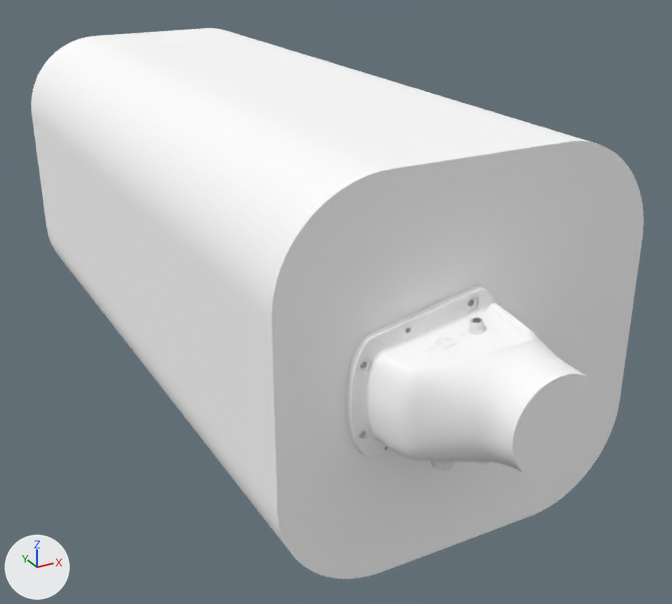
One commit to the OBJ model model/mmp_panda_tall/meshes/panda_TallBaseCombo.obj: the scene before it, then after it.
One viewpoint serves both versions: a 50 mm camera at (-0.555, -0.71, 0.465) aimed at (0.039, 0.371, -0.075). Arrows for +X, +Y and +Z are at lower left; the lights stay in place. Where no turn or scale is listed for an object, it has been applied to the vertices.

The scene before the commit, as lines of its bpy script (objects in view):
```python
mat_part__feature017_001 = principled_material('Part__Feature017_001')
mat_part__feature017_001.base_color = (1.0, 1.0, 1.0)  # white #ffffff
mat_part__feature017_001.roughness = 1.0
me_basecombo = bpy.data.meshes.new('BaseCombo')
me_basecombo.from_pydata(...)  # 160 vertices, 316 faces; spans x -0.233..0.233, y 0.0..0.999, z -0.233..0.233
me_basecombo.materials.append(mat_none)  # white #ffffff
me_node0_part__feature017_001_part__feature017_001 = bpy.data.meshes.new('node0_Part__Feature017.001_Part__Feature017_001')
me_node0_part__feature017_001_part__feature017_001.from_pydata(...)  # 48 vertices, 92 faces; spans x 0.002..0.0208, y -0.0847..-0.01, z 0.0687..0.0753
me_node0_part__feature017_001_part__feature017_001.materials.append(mat_part__feature017_001)  # white #ffffff
me_node3_part__feature019_001_part__feature019_001 = bpy.data.meshes.new('node3_Part__Feature019.001_Part__Feature019_001')
me_node3_part__feature019_001_part__feature019_001.from_pydata(...)  # 6575 vertices, 13167 faces; spans x -0.154..0.072, y -0.14..0.0, z -0.095..0.095
me_node3_part__feature019_001_part__feature019_001.materials.append(mat_part__feature019_001)  # white #ffffff
ob_basecombo = bpy.data.objects.new('BaseCombo', me_basecombo)
ob_basecombo.location = (0.0, 0.0, 0.0)
ob_node0_part__feature017_001_part__feature017_001 = bpy.data.objects.new('node0_Part__Feature017.001_Part__Feature017_001', me_node0_part__feature017_001_part__feature017_001)
ob_node0_part__feature017_001_part__feature017_001.location = (0.0, 0.0, 0.0)
ob_node3_part__feature019_001_part__feature019_001 = bpy.data.objects.new('node3_Part__Feature019.001_Part__Feature019_001', me_node3_part__feature019_001_part__feature019_001)
ob_node3_part__feature019_001_part__feature019_001.location = (0.0, 0.0, 0.0)
```
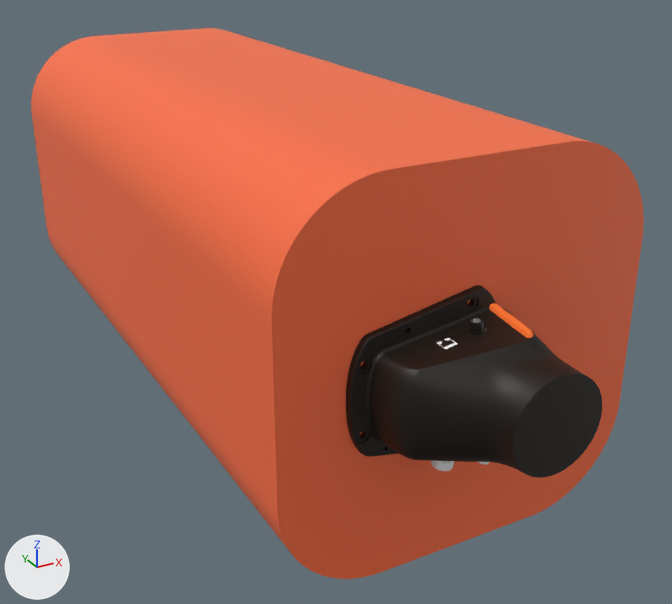
Commit message: added .jpg files for colored TallBaseCombo

The change, as a diff of the scene's bpy script:
```diff
--- a/model/mmp_panda_tall/meshes/panda_TallBaseCombo.obj.py
+++ b/model/mmp_panda_tall/meshes/panda_TallBaseCombo.obj.py
@@ img_caution_tape_jpg @@
+img_caution_tape_jpg = load_image('caution_tape.jpg', 'caution_tape.jpg', 474, 474, 'sRGB')
@@ img_orange_jpg @@
+img_orange_jpg = load_image('orange.jpg', 'orange.jpg', 2500, 1667, 'sRGB')
@@ mat_part__feature017_001 @@
 mat_part__feature017_001 = principled_material('Part__Feature017_001')
-mat_part__feature017_001.base_color = (1.0, 1.0, 1.0)  # white #ffffff
+mat_part__feature017_001.base_color = (1.0, 0.189, 0.0287)  # orange #ff782f
 mat_part__feature017_001.roughness = 1.0
@@ mat_material_002 @@
+mat_material_002 = principled_material('Material.002')
+mat_material_002.texture = img_caution_tape_jpg
+mat_material_002.roughness = 0.526
@@ mat_material_001 @@
+mat_material_001 = principled_material('Material.001')
+mat_material_001.texture = img_orange_jpg
+mat_material_001.roughness = 0.526
@@ me_basecombo @@
 me_basecombo.from_pydata(...)  # 160 vertices, 316 faces; spans x -0.233..0.233, y 0.0..0.999, z -0.233..0.233
-me_basecombo.materials.append(mat_none)  # white #ffffff
+me_basecombo.materials.append(mat_material_001)  # picture img_orange_jpg
@@ me_node3_part__feature019_001_part__feature019_001 @@
 me_node3_part__feature019_001_part__feature019_001.from_pydata(...)  # 6575 vertices, 13167 faces; spans x -0.154..0.072, y -0.14..0.0, z -0.095..0.095
-me_node3_part__feature019_001_part__feature019_001.materials.append(mat_part__feature019_001)  # white #ffffff
+me_node3_part__feature019_001_part__feature019_001.materials.append(mat_material_002)  # picture img_caution_tape_jpg
```

Pixel boxes (x1, y1, x2, y2) of what changed, in the pictures (672 x 604 px):
'BaseCombo', recoloured (white to orange): (31, 28, 644, 579) in both
'node3_Part__Feature019.001_Part__Feature019_001', recoloured (white to black): (346, 285, 602, 478) in both
'node0_Part__Feature017.001_Part__Feature017_001', recoloured (white to orange): (489, 303, 534, 338) in both
